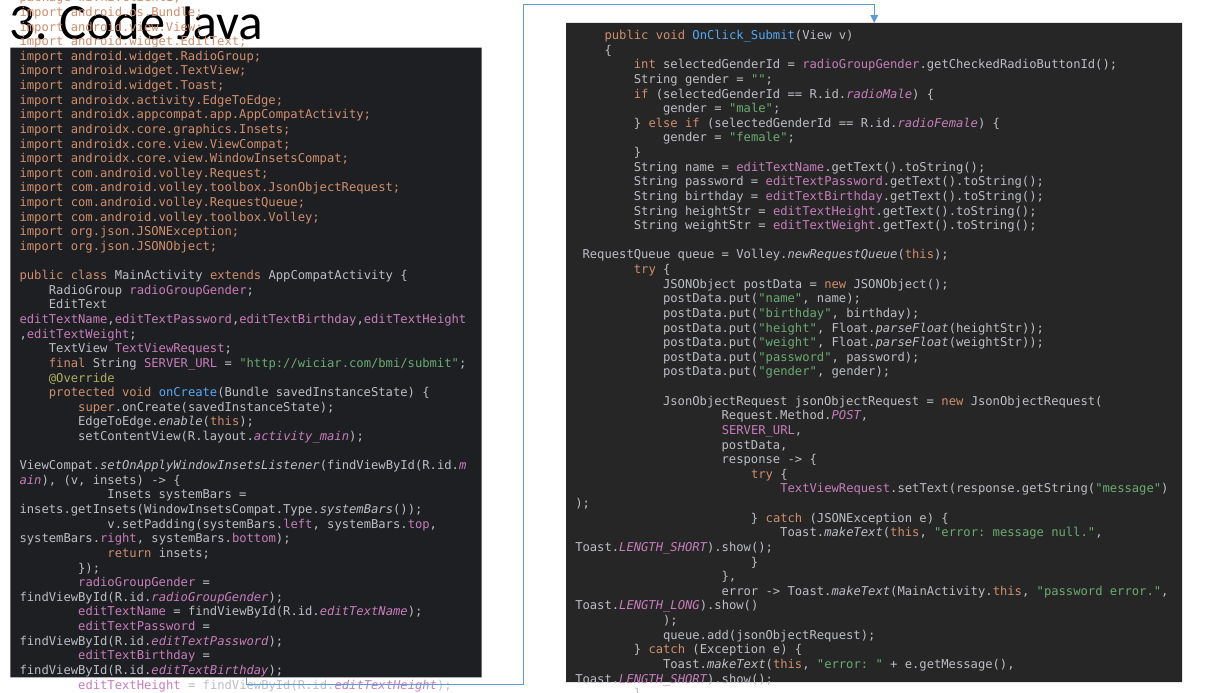
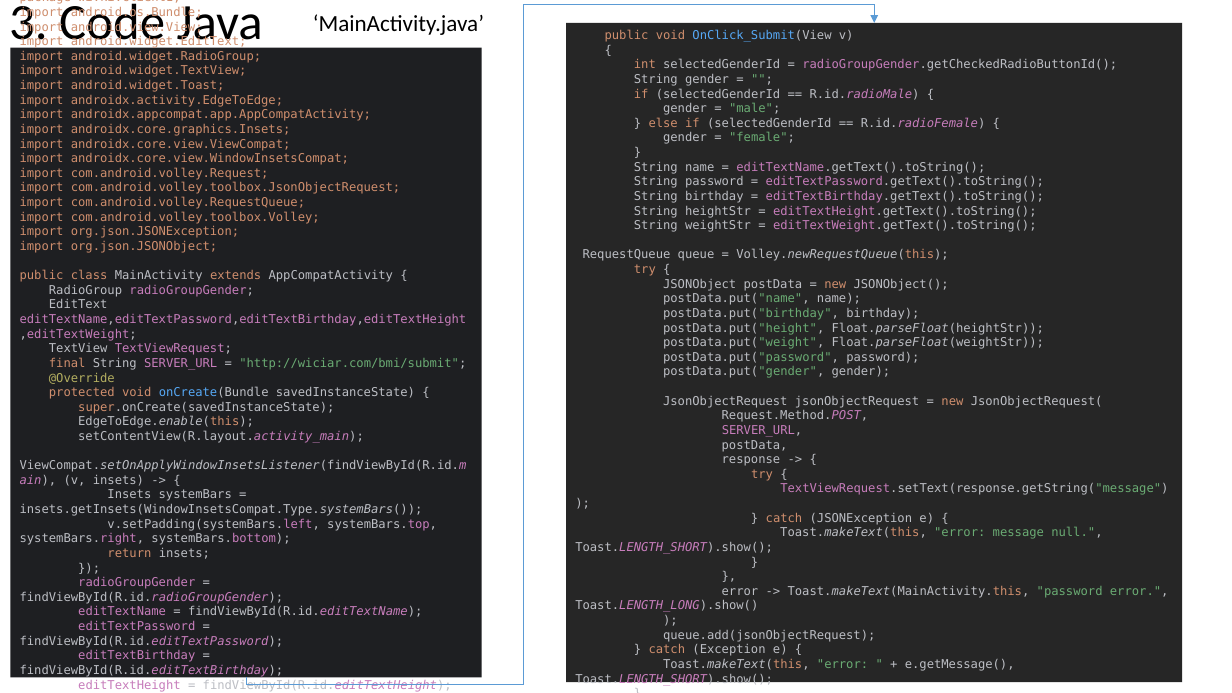
Before and after one commit to Chen-Wi-Ki/FlaskServerTeach, a slide deck: slide 5 of AndroidStudioClientApp/Teach.pptx. Drawn at 1232x693 pixels with LibreOffice and Linux fonts; fonts in the diff are those of the drawing. Boxes give left, top, right and bottom in pixels: in the first picture for what was removed or moved away, otherwise in the second. Text is boxed around its words. In the diff, an @@ line names an element or a change of style, - is before the commit and + after.

```diff
--- a/AndroidStudioClientApp/Teach.pptx
+++ b/AndroidStudioClientApp/Teach.pptx
@@ text added at <box>313,14,484,35</box>, 18 pt, text #000000 @@
+‘MainActivity.java’
```
Also in this commit, not shown: 2 other slides changed, 3 slides added, 2 slides removed, 1 other file.
